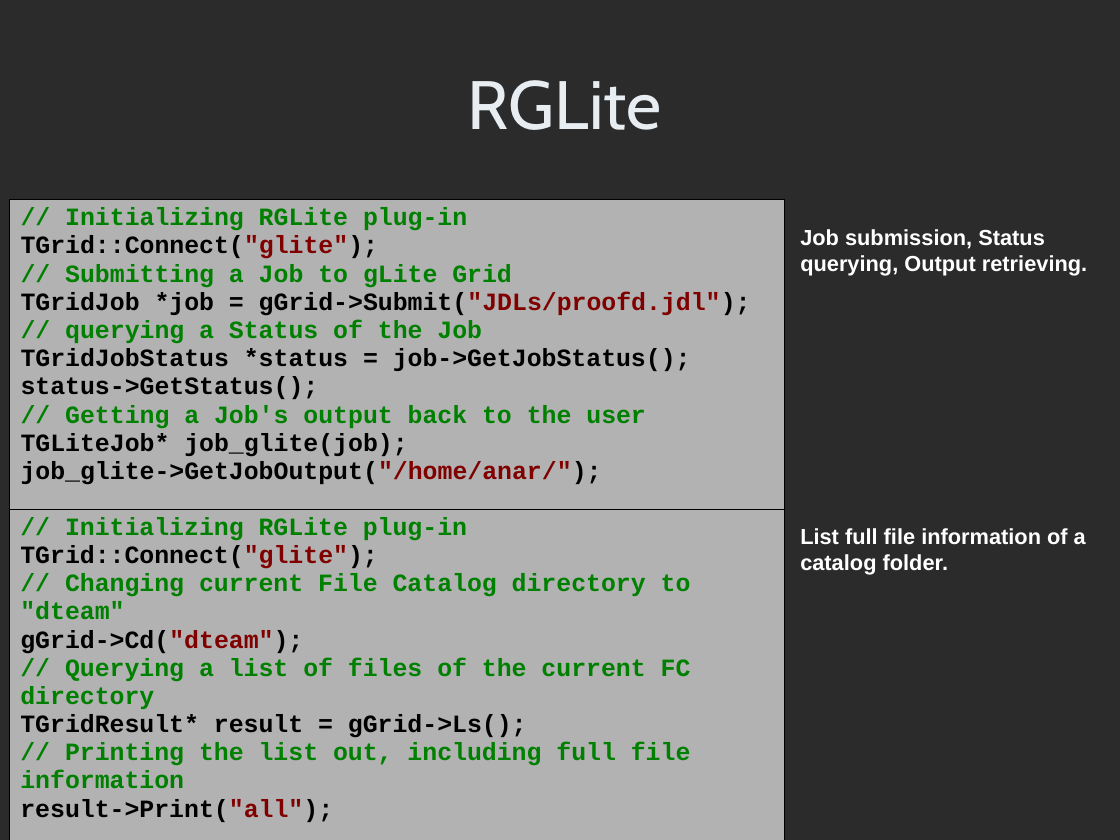
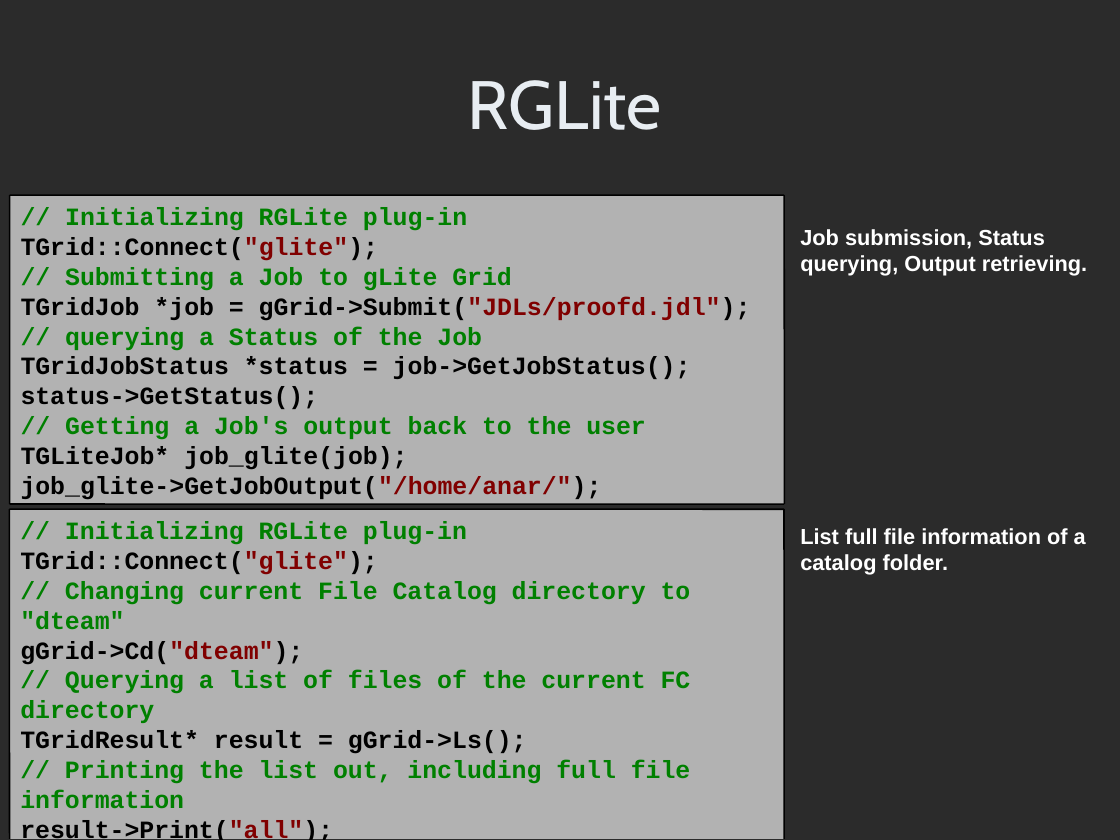
Before and after one commit to AnarManafov/PoDDocumentation, a slide deck: slide 5 of HEPCG-Workshops/2007-Jun/HEPCG-Workshops-2007-Jun(GSI).ppt. Drawn at 1120x840 pixels with LibreOffice and Linux fonts; fonts in the diff are those of the drawing; background and template pictures are left out; a plain dark background stands for a picture behind light text. Boxes give left, top, right and bottom in pixels: in the first picture for what was removed or moved away, otherwise in the second. Text is boxed around its words. In the diff, an @@ line names an element or a change of style, - is before the commit and + after.

```diff
--- a/HEPCG-Workshops/2007-Jun/HEPCG-Workshops-2007-Jun(GSI).ppt
+++ b/HEPCG-Workshops/2007-Jun/HEPCG-Workshops-2007-Jun(GSI).ppt
@@ table removed at <box>10,199,785,501</box>, 1 rows, 1 columns @@
-// Initializing RGLite plug-in / TGrid::Connect("glite"); / // Submitting a Job to gLite Grid / TGridJob *job = gGrid->Submit("JDLs/proofd.jdl"); / // querying a Status of the Job / TGridJobStatus *status = job->GetJobStatus(); / status->GetStatus(); / // Getting a Job's output back to the user / TGLiteJob* job_glite(job); / job_glite->GetJobOutput("/home/anar/");
@@ group added at <box>10,195,785,504</box>: 4 lines, 1 rectangle @@
+// Initializing RGLite plug-in
+TGrid::Connect("glite");
+// Submitting a Job to gLite Grid
+TGridJob *job = gGrid->Submit("JDLs/proofd.jdl");
+// querying a Status of the Job
+TGridJobStatus *status = job->GetJobStatus();
+status->GetStatus();
+// Getting a Job's output back to the user
+TGLiteJob* job_glite(job);
+job_glite->GetJobOutput("/home/anar/");
@@ table removed at <box>9,510,784,839</box>, 1 rows, 1 columns @@
-// Initializing RGLite plug-in / TGrid::Connect("glite"); / // Changing current File Catalog directory to "dteam" / gGrid->Cd("dteam"); / // Querying a list of files of the current FC directory / TGridResult* result = gGrid->Ls(); / // Printing the list out, including full file information / result->Print("all");
@@ group added at <box>9,510,784,839</box>: 3 lines, 1 rectangle @@
+// Initializing RGLite plug-in
+TGrid::Connect("glite");
+// Changing current File Catalog directory to "dteam"
+gGrid->Cd("dteam");
+// Querying a list of files of the current FC directory
+TGridResult* result = gGrid->Ls();
+// Printing the list out, including full file information
+result->Print("all");
```
Also in this commit, not shown: 2 other slides changed.
